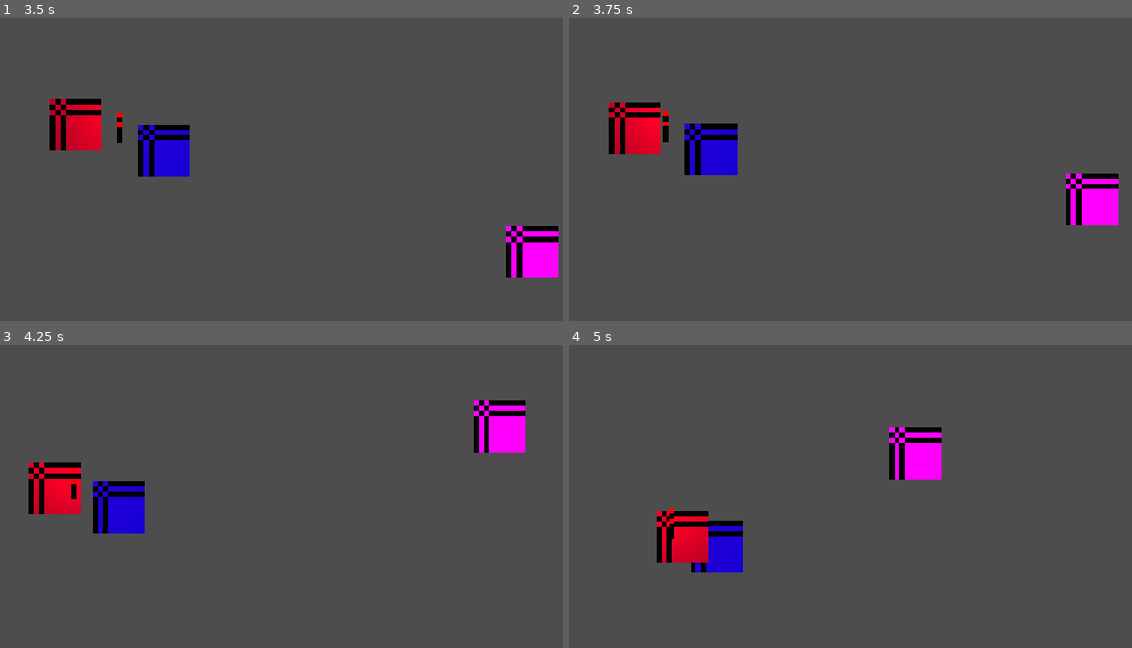
Above: before the commit, frames 1-4 (two rows, left to right).
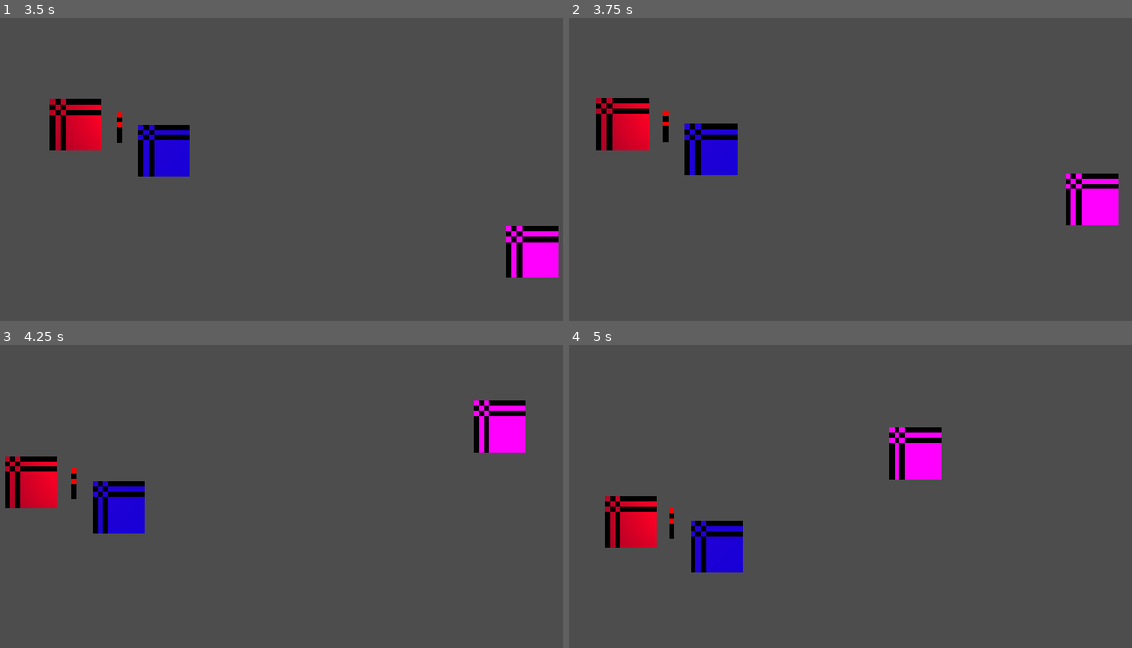
Above: after the commit, the same moments.

Repository: anqilique/GDGJam2-2025
Game: Godot game, scene res://Scenes/start_menu.tscn
Same seed, same stepped clock (60 frames per second), same inputs: the game is played once before the commit and once after it.
Inputs:
- Up to frame 1 (3.5 s): click "PLAY" at 0.5 s; hold D (fire_cat_move_right) 1.28-2.03 s; hold . (yarn_cat_pass_torch, bound only after the commit) 1.28-2.03 s; hold S (fire_cat_move_down) 2.03-2.78 s; tap . (yarn_cat_pass_torch, bound only after the commit) at 2.1 s; hold D (fire_cat_move_right) from 2.78 s (still down); hold . (yarn_cat_pass_torch, bound only after the commit) from 2.78 s (still down)
- Up to frame 2 (3.75 s): release D (fire_cat_move_right) at 3.53 s; release . (yarn_cat_pass_torch, bound only after the commit) at 3.53 s; hold W (fire_cat_move_up) from 3.53 s (still down); tap . (yarn_cat_pass_torch, bound only after the commit) at 3.6 s
- Up to frame 3 (4.25 s): keep holding W (fire_cat_move_up)
- Up to frame 4 (5 s): release W (fire_cat_move_up) at 4.28 s; hold A (fire_cat_move_left) from 4.28 s (still down); hold . (yarn_cat_pass_torch, bound only after the commit) from 4.28 s (still down)

Frame 1 is identical in both runs. In frame 2, 1.3% of the frame differs, in the area x 4-17%, y 26-45%; in frame 3, 1.9%; in frame 4, 3.0%, in the area x 6-25%, y 49-72%.

Commit message:
Tick damage for shadow attacking ycat, starting working on passing torch stuff

Diff:
--- a/Scenes/fire_cat.tscn
+++ b/Scenes/fire_cat.tscn
@@ -18,6 +18,8 @@
 [sub_resource type="CapsuleShape2D" id="CapsuleShape2D_vee4i"]
 radius = 5.0
 height = 10.0
+
+[sub_resource type="CircleShape2D" id="CircleShape2D_vee4i"]
 
 [node name="FireCat" type="CharacterBody2D" groups=["FireCat"]]
 process_mode = 3
@@ -58,3 +60,8 @@
 [node name="FCatHit" type="Node" parent="StateMachine"]
 script = ExtResource("6_05lf0")
 metadata/_custom_type_script = "uid://b77q21jp2dn0r"
+
+[node name="PassArea2D" type="Area2D" parent="."]
+
+[node name="CollisionShape2D" type="CollisionShape2D" parent="PassArea2D"]
+shape = SubResource("CircleShape2D_vee4i")
--- a/Scenes/main.tscn
+++ b/Scenes/main.tscn
@@ -18,6 +18,7 @@
 
 [node name="FireCat" parent="." instance=ExtResource("2_bo1nx")]
 position = Vector2(22, -6)
+script = null
 
 [node name="YarnCat" parent="." instance=ExtResource("3_8gbba")]
 position = Vector2(23, 12)
--- a/Scenes/shadow.tscn
+++ b/Scenes/shadow.tscn
@@ -69,3 +69,4 @@
 metadata/_custom_type_script = "uid://cjee6ug4ipcnb"
 
 [connection signal="area_entered" from="Hitbox Area2D" to="Hitbox Area2D" method="_on_area_entered"]
+[connection signal="area_exited" from="Hitbox Area2D" to="Hitbox Area2D" method="_on_area_exited"]
--- a/Scenes/yarn_cat.tscn
+++ b/Scenes/yarn_cat.tscn
@@ -8,6 +8,7 @@
 [ext_resource type="PackedScene" uid="uid://4j24cfujirgk" path="res://Scenes/Components/HurtboxComponent.tscn" id="3_p0tp3"]
 [ext_resource type="Script" uid="uid://d2wxvba0tns6f" path="res://Scripts/YarnCat/States/YCatDeath.gd" id="5_63v1j"]
 [ext_resource type="Script" uid="uid://cr0mp0gn4lrw" path="res://Scripts/YarnCat/States/YCatHit.gd" id="6_jrn06"]
+[ext_resource type="Script" uid="uid://gxj8aedvk77p" path="res://Scripts/YarnCat/Pass_Torch.gd" id="9_i562e"]
 
 [sub_resource type="PlaceholderTexture2D" id="PlaceholderTexture2D_8gbba"]
 size = Vector2(10, 10)
@@ -18,6 +19,8 @@
 [sub_resource type="CapsuleShape2D" id="CapsuleShape2D_i562e"]
 radius = 5.0
 height = 10.0
+
+[sub_resource type="CircleShape2D" id="CircleShape2D_bvyg1"]
 
 [node name="YarnCat" type="CharacterBody2D" groups=["YarnCat"]]
 process_mode = 3
@@ -63,3 +66,9 @@
 
 [node name="TorchPosition" type="Node2D" parent="."]
 position = Vector2(-5, 3)
+
+[node name="PassArea2D" type="Area2D" parent="."]
+script = ExtResource("9_i562e")
+
+[node name="CollisionShape2D" type="CollisionShape2D" parent="PassArea2D"]
+shape = SubResource("CircleShape2D_bvyg1")
--- a/Scripts/Shadow/ShadowHitbox.gd
+++ b/Scripts/Shadow/ShadowHitbox.gd
@@ -3,15 +3,32 @@
 @export var state_machine : StateMachine
 @export var health_component : HealthComponent
 
+var is_touching_yarn_cat : bool
+
 # should probably have this variable on the firecat somewhere
 var fire_cat_body_damage := 2
+
+func _ready():
+	is_touching_yarn_cat = false
+
 
 func _on_area_entered(area : Area2D):
 	# checks if the shadow is currently touching the yarn cat
 	if area.get_parent().get_groups().has("YarnCat"):
-		state_machine.on_child_transition(state_machine.current_state, "ShadowAttack")
+		is_touching_yarn_cat = true
 
 	if area.get_parent().get_groups().has("FireCat"):
 		# Damage shadow if touching firecat (not implemented!!!)
 		state_machine.on_child_transition(state_machine.current_state, "ShadowHit")
 		health_component.take_damage(fire_cat_body_damage)
+
+
+func _process(_delta):
+	if state_machine.current_state.name == "ShadowAttack":
+		return
+	if is_touching_yarn_cat:
+		state_machine.on_child_transition(state_machine.current_state, "ShadowAttack")
+
+
+func _on_area_exited(_area : Area2D):
+	is_touching_yarn_cat = false
--- /dev/null
+++ b/Scripts/YarnCat/Pass_Torch.gd
@@ -0,0 +1,8 @@
+extends Node
+
+@export var pass_area : Area2D
+
+func _process(_delta):
+	if (Input.is_action_pressed("yarn_cat_pass_torch")):
+		print("workign")
+		pass
--- a/project.godot
+++ b/project.godot
@@ -71,6 +71,11 @@
 "events": [Object(InputEventKey,"resource_local_to_scene":false,"resource_name":"","device":-1,"window_id":0,"alt_press …(195 unchanged characters)…
 ]
 }
+yarn_cat_pass_torch={
+"deadzone": 0.2,
+"events": [Object(InputEventKey,"resource_local_to_scene":false,"resource_name":"","device":-1,"window_id":0,"alt_pressed":false,"shift_pressed":false,"ctrl_pressed":false,"meta_pressed":false,"pressed":false,"keycode":0,"physical_keycode":46,"key_label":0,"unicode":46,"location":0,"echo":false,"script":null)
+]
+}
 
 [rendering]
 
Not shown: 1 places in Scenes/fire_cat.tscn that only renumber resources
Not shown: 1 places in Scenes/yarn_cat.tscn that only renumber resources
Not shown, added: Scripts/YarnCat/Pass_Torch.gd.uid
